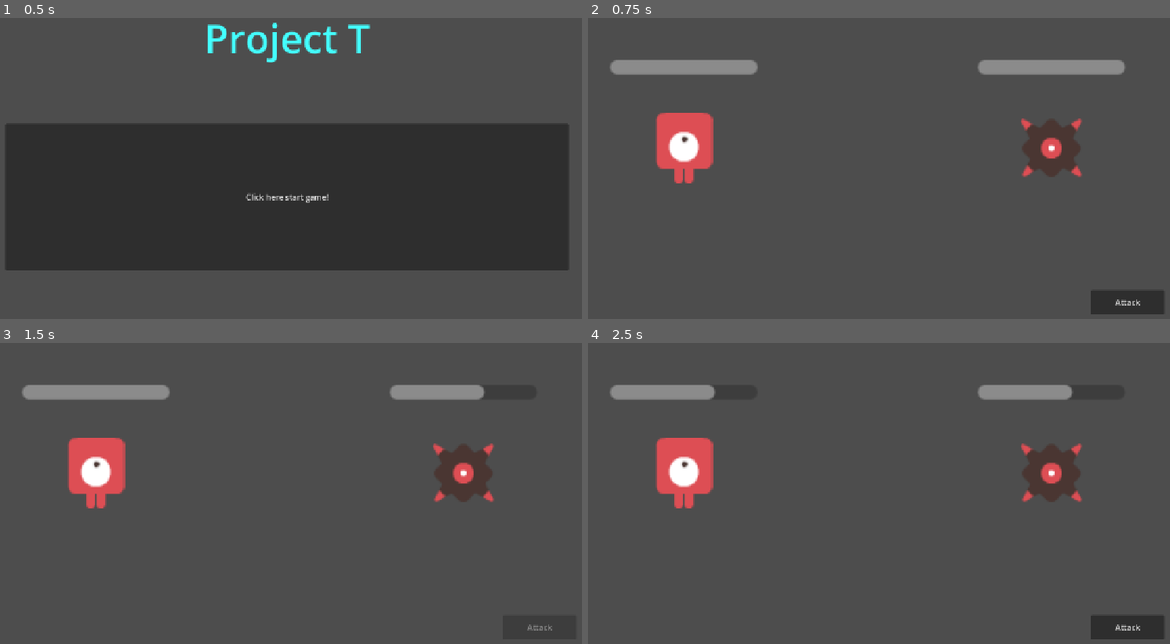
Above: before the commit, frames 1-4 (two rows, left to right).
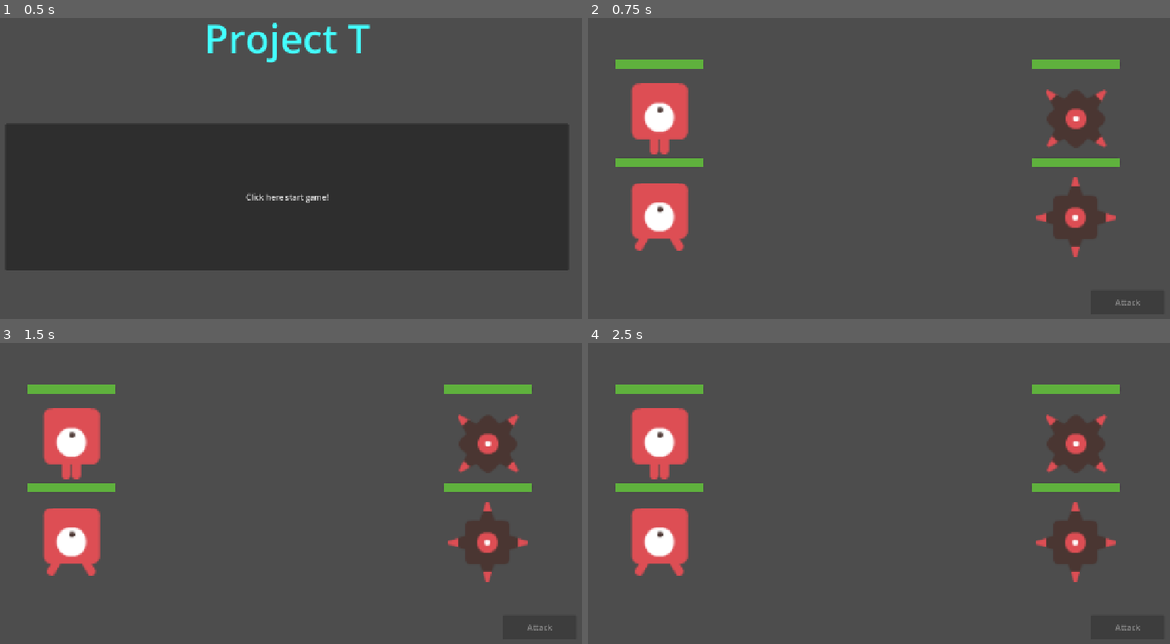
Above: after the commit, the same moments.

Repository: WitsarutH/Godot4_project-t
Game: Godot game, scene res://Scene/Start.tscn
Two runs of this game, one before a commit and one after it. Both use one fixed random seed, a clock stepped at 60 frames per second and the inputs below.
Inputs (mouse positions are in pixels of both pictures, inside the frame that each line leads up to):
- Up to frame 1 (0.5 s): no input
- Up to frame 2 (0.75 s): click "Click here start game!" at 0.5 s
- Up to frame 3 (1.5 s): click (541, 625) at 1.25 s, where only the run before the commit has a clickable "Attack"
- Up to frame 4 (2.5 s): tap Enter at 2 s; move the mouse to (1012, 454) at 2.02 s; click (1012, 454) at 2.17 s

Frame 1 is identical in both runs. In frame 2, 11% of the frame differs, in the area x 3-95%, y 13-96%; in frame 3, 11%; in frame 4, 11%.

Commit message:
Add Team,enemy,selectTarget

Diff:
--- a/Scene/BattleScene.tscn
+++ b/Scene/BattleScene.tscn
@@ -4,6 +4,26 @@
 [ext_resource type="Texture2D" uid="uid://bhy45883fuw3g" path="res://Assets/Player/playerRed_up1.png" id="1_o4yrx"]
 [ext_resource type="Texture2D" uid="uid://crqg8db4ch35o" path="res://Assets/Enemy/enemyFloating_1.png" id="2_iq7mn"]
 [ext_resource type="Script" uid="uid://bt254cidvfma1" path="res://Scripts/Unit.gd" id="2_uette"]
+[ext_resource type="Texture2D" uid="uid://83rtlihh8a77" path="res://Assets/Player/playerRed_up2.png" id="4_srxwu"]
+[ext_resource type="Texture2D" uid="uid://dv2in4jworx05" path="res://Assets/Enemy/enemyFloating_2.png" id="6_6ytfs"]
+
+[sub_resource type="StyleBoxFlat" id="StyleBoxFlat_6ytfs"]
+bg_color = Color(0.372823, 0.6925243, 0.23998666, 1)
+
+[sub_resource type="StyleBoxFlat" id="StyleBoxFlat_45peo"]
+bg_color = Color(0.37254903, 0.69411767, 0.23921569, 1)
+
+[sub_resource type="StyleBoxFlat" id="StyleBoxFlat_nr501"]
+bg_color = Color(0.37254903, 0.69411767, 0.23921569, 1)
+
+[sub_resource type="RectangleShape2D" id="RectangleShape2D_6ytfs"]
+size = Vector2(50, 50)
+
+[sub_resource type="StyleBoxFlat" id="StyleBoxFlat_8cx5a"]
+bg_color = Color(0.37254903, 0.69411767, 0.23921569, 1)
+
+[sub_resource type="RectangleShape2D" id="RectangleShape2D_45peo"]
+size = Vector2(50, 50)
 
 [node name="BattleScene" type="Node2D" unique_id=1999808844]
 script = ExtResource("1_3ptm4")
@@ -11,24 +31,43 @@
 [node name="PlayerSide" type="Node2D" parent="." unique_id=1699598098]
 
 [node name="Player1" type="Sprite2D" parent="PlayerSide" unique_id=170809048]
-position = Vector2(250, 360)
+position = Vector2(200, 300)
 scale = Vector2(3, 3)
 texture = ExtResource("1_o4yrx")
 script = ExtResource("2_uette")
 unit_name = "Knight"
 
 [node name="HPBar" type="ProgressBar" parent="PlayerSide/Player1" unique_id=1233333204]
-offset_left = -50.0
-offset_top = -60.0
-offset_right = 50.0
-offset_bottom = -50.0
+offset_left = -30.0
+offset_top = -40.0
+offset_right = 30.0
+offset_bottom = -34.0
+theme_override_styles/fill = SubResource("StyleBoxFlat_6ytfs")
+value = 100.0
+show_percentage = false
+
+[node name="Player2" type="Sprite2D" parent="PlayerSide" unique_id=1151903978]
+position = Vector2(200, 500)
+scale = Vector2(3, 3)
+texture = ExtResource("4_srxwu")
+script = ExtResource("2_uette")
+unit_name = "Mage"
+max_hp = 70
+atk = 50
+
+[node name="HPBar" type="ProgressBar" parent="PlayerSide/Player2" unique_id=1931345655]
+offset_left = -30.0
+offset_top = -40.0
+offset_right = 30.0
+offset_bottom = -34.0
+theme_override_styles/fill = SubResource("StyleBoxFlat_45peo")
 value = 100.0
 show_percentage = false
 
 [node name="EnemySide" type="Node2D" parent="." unique_id=852851291]
 
 [node name="Enemy1" type="Sprite2D" parent="EnemySide" unique_id=1892963377]
-position = Vector2(1000, 360)
+position = Vector2(1050, 300)
 scale = Vector2(3, 3)
 texture = ExtResource("2_iq7mn")
 script = ExtResource("2_uette")
@@ -36,12 +75,41 @@
 max_hp = 80
 
 [node name="HPBar" type="ProgressBar" parent="EnemySide/Enemy1" unique_id=383822965]
-offset_left = -50.0
-offset_top = -60.0
-offset_right = 50.0
-offset_bottom = -50.0
+offset_left = -30.0
+offset_top = -40.0
+offset_right = 30.0
+offset_bottom = -34.0
+theme_override_styles/fill = SubResource("StyleBoxFlat_nr501")
 value = 100.0
 show_percentage = false
+
+[node name="Area2D" type="Area2D" parent="EnemySide/Enemy1" unique_id=504278084]
+
+[node name="CollisionShape2D" type="CollisionShape2D" parent="EnemySide/Enemy1/Area2D" unique_id=502572961]
+shape = SubResource("RectangleShape2D_6ytfs")
+
+[node name="Enemy2" type="Sprite2D" parent="EnemySide" unique_id=1137083553]
+position = Vector2(1050, 500)
+scale = Vector2(3, 3)
+texture = ExtResource("6_6ytfs")
+script = ExtResource("2_uette")
+unit_name = "Orc"
+max_hp = 120
+atk = 35
+
+[node name="HPBar" type="ProgressBar" parent="EnemySide/Enemy2" unique_id=451660211]
+offset_left = -30.0
+offset_top = -40.0
+offset_right = 30.0
+offset_bottom = -34.0
+theme_override_styles/fill = SubResource("StyleBoxFlat_8cx5a")
+value = 100.0
+show_percentage = false
+
+[node name="Area2D" type="Area2D" parent="EnemySide/Enemy2" unique_id=1802069165]
+
+[node name="CollisionShape2D" type="CollisionShape2D" parent="EnemySide/Enemy2/Area2D" unique_id=138724492]
+shape = SubResource("RectangleShape2D_45peo")
 
 [node name="UI" type="Node2D" parent="." unique_id=2116090310]
 
--- a/Scripts/BattleManager.gd
+++ b/Scripts/BattleManager.gd
@@ -1,44 +1,81 @@
 extends Node2D
 
-@onready var player = $PlayerSide/Player1
-@onready var enemy = $EnemySide/Enemy1
+var player_team = []
+var enemy_team = []
+var selected_target = null
+var is_player_turn = true
+
 @onready var attack_button = $UI/AttackButton
 
-var is_player_turn = true
+func _ready():
+	player_team.append($PlayerSide/Player1)
+	player_team.append($PlayerSide/Player2)
+	enemy_team.append($EnemySide/Enemy1)
+	enemy_team.append($EnemySide/Enemy2)
 
-func _ready() -> void:
+	# เชื่อม signal คลิกของศัตรูแต่ละตัว
+	for enemy in enemy_team:
+		enemy.clicked.connect(_on_enemy_clicked)
+
+	attack_button.pressed.connect(_on_attack_pressed)
+	attack_button.disabled = true
 	print("=== Battle Start ===")
-	attack_button.pressed.connect(_on_attack_pressed)
+	print("[ เลือกเป้าหมายที่จะโจมตี ]")
+
+func _on_enemy_clicked(unit):
+	# รับเป้าหมายที่คลิกเลือก
+	if not is_player_turn or unit.is_dead():
+		return
+	selected_target = unit
+	attack_button.disabled = false
+	print("เลือกเป้าหมาย: " + unit.unit_name)
 
 func _on_attack_pressed():
-	if not is_player_turn:
+	if not is_player_turn or selected_target == null:
 		return
 
-	# ผู้เล่นโจมตี
 	is_player_turn = false
 	attack_button.disabled = true
-	player.attack(enemy)
 
-	if enemy.is_dead():
+	var attacker = get_first_alive(player_team)
+	attacker.attack(selected_target)
+	selected_target = null
+
+	if not has_alive(enemy_team):
 		end_battle("Player")
 		return
 
-	# รอแล้วศัตรูโจมตี
 	await get_tree().create_timer(1.0).timeout
 	enemy_turn()
 
 func enemy_turn():
 	print("[ เทิร์นศัตรู ]")
-	enemy.attack(player)
+	for enemy in enemy_team:
+		if enemy.is_dead():
+			continue
+		var target = get_first_alive(player_team)
+		if target:
+			enemy.attack(target)
+		await get_tree().create_timer(0.5).timeout
 
-	if player.is_dead():
+	if not has_alive(player_team):
 		end_battle("Enemy")
 		return
 
-	# คืนเทิร์นให้ผู้เล่น
 	is_player_turn = true
-	attack_button.disabled = false
-	print("[ เทิร์นผู้เล่น — กดโจมตี ]")
+	print("[ เลือกเป้าหมายที่จะโจมตี ]")
+
+func get_first_alive(team):
+	for unit in team:
+		if not unit.is_dead():
+			return unit
+	return null
+
+func has_alive(team):
+	for unit in team:
+		if not unit.is_dead():
+			return true
+	return false
 
 func end_battle(winner):
 	print("=== จบการต่อสู้ ===")
--- a/Scripts/Unit.gd
+++ b/Scripts/Unit.gd
@@ -1,11 +1,15 @@
 extends Sprite2D
 
 @export var unit_name = "Unit"
-var hp
 @export var max_hp = 100
 @export var atk = 30
 
+var hp
+
 @onready var hp_bar = $HPBar
+
+# Signal บอกว่าตัวละครนี้ถูกคลิก
+signal clicked(unit)
 
 func _ready() -> void:
 	hp = max_hp
@@ -13,17 +17,26 @@
 	hp_bar.value = hp
 	print(unit_name + " พร้อมแล้ว HP: " + str(hp))
 
-func attack(target):
-	print(unit_name + " โจมตี " + target.unit_name)
-	target.take_damage(atk)
+	# เชื่อม Area2D กับฟังก์ชันรับคลิก (ถ้ามี)
+	if has_node("Area2D"):
+		$Area2D.input_pickable = true
+		$Area2D.input_event.connect(_on_area_clicked)
+
+func _on_area_clicked(viewport, event, shape_idx):
+	# เช็คว่าเป็นการคลิกซ้ายไหม
+	if event is InputEventMouseButton and event.button_index == MOUSE_BUTTON_LEFT and event.pressed:
+		emit_signal("clicked", self)
 
 func take_damage(damage):
 	hp -= damage
 	hp_bar.value = hp
 	print(unit_name + " โดนโจมตี เหลือ HP: " + str(hp))
-
 	if hp <= 0:
 		print(unit_name + " ตายแล้ว!")
 
+func attack(target):
+	print(unit_name + " โจมตี " + target.unit_name)
+	target.take_damage(atk)
+
 func is_dead():
 	return hp <= 0
